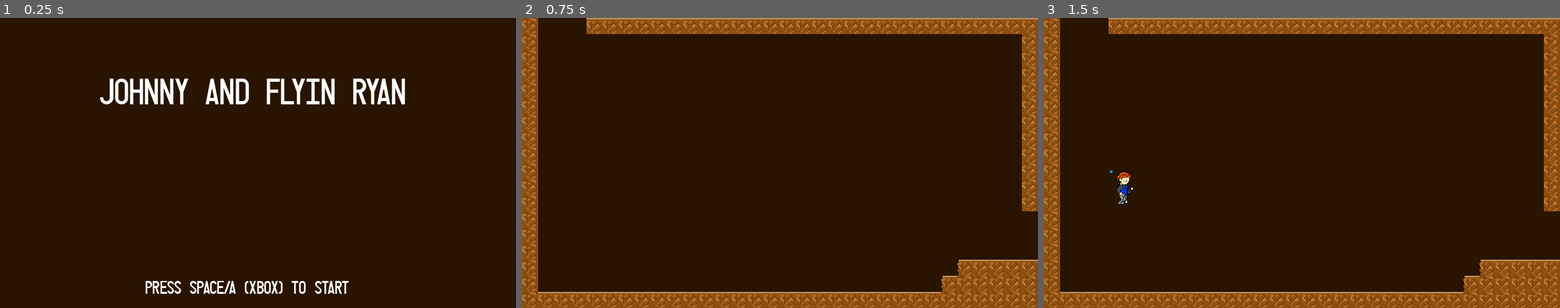
Above: before the commit, frames 1-3 (left to right).
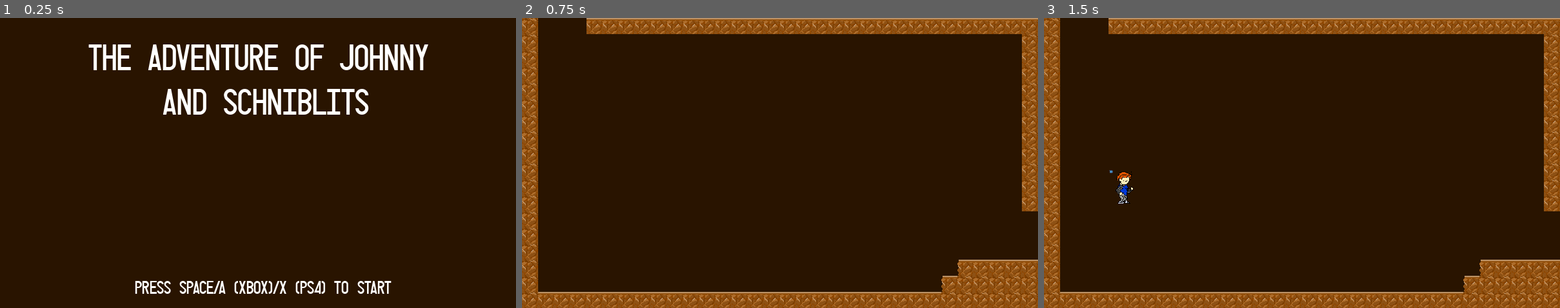
Above: after the commit, the same moments.

Repository: crygie/Triple-Trouble-LD41
Game: Godot game, scene res://characters/Menu.tscn
Same seed, same stepped clock (60 frames per second), same inputs: the game is played once before the commit and once after it. The engine's default icon, where the game draws it, is replaced by a stand-in: a white triangle on a blue panel in a dark square.
Inputs:
- Up to frame 1 (0.25 s): no input
- Up to frame 2 (0.75 s): tap Space (jump_key) at 0.5 s; hold D (move_right) from 0.53 s (still down); hold Space (jump_key) from 0.53 s (still down)
- Up to frame 3 (1.5 s): keep holding D (move_right); release Space (jump_key) at 1.28 s; tap Space (jump_key) at 1.35 s

The runs differ from the first frame. In frame 1, 7.5% of the frame differs, in the area x 17-83%, y 9-96%; in frame 2, nothing differs; in frame 3, nothing differs.

Commit message:
aew

Diff:
--- a/LD 41/JungleTileSet.tres
+++ b/LD 41/JungleTileSet.tres
@@ -1,24 +1,16 @@
-[gd_resource type="TileSet" load_steps=6 format=2]
+[gd_resource type="TileSet" load_steps=4 format=2]
 
 [ext_resource path="res://sprites/Tiles/TileSet.png" type="Texture" id=1]
-[ext_resource path="res://sprites/Tiles/JungleDirtTileSet.png" type="Texture" id=2]
 
 [sub_resource type="RectangleShape2D" id=1]
 
 custom_solver_bias = 0.0
 extents = Vector2( 16, 16 )
 
-[sub_resource type="SegmentShape2D" id=4]
+[sub_resource type="RectangleShape2D" id=2]
 
 custom_solver_bias = 0.0
-a = Vector2( 16, 2 )
-b = Vector2( -16, 18 )
-
-[sub_resource type="SegmentShape2D" id=3]
-
-custom_solver_bias = 0.0
-a = Vector2( -17, -15 )
-b = Vector2( 15, -15 )
+extents = Vector2( 16, 16 )
 
 [resource]
 
@@ -79,21 +71,16 @@
 "shape_transform": Transform2D( 1, 0, 0, 1, 16, 16 )
 } ]
 4/name = "4"
-4/texture = ExtResource( 2 )
+4/texture = ExtResource( 1 )
 4/tex_offset = Vector2( 0, 0 )
 4/modulate = Color( 1, 1, 1, 1 )
-4/region = Rect2( 160, 32, 32, 32 )
+4/region = Rect2( 64, 32, 32, 32 )
 4/is_autotile = false
 4/occluder_offset = Vector2( 0, 0 )
 4/navigation_offset = Vector2( 0, 0 )
 4/shapes = [ {
 "autotile_coord": Vector2( 0, 0 ),
 "one_way": false,
-"shape": SubResource( 4 ),
-"shape_transform": Transform2D( 1, 0, 0, 1, 0, -2 )
-}, {
-"autotile_coord": Vector2( 0, 0 ),
-"one_way": false,
-"shape": SubResource( 3 ),
-"shape_transform": Transform2D( 1, 0, 0, 1, 1, 0 )
+"shape": SubResource( 2 ),
+"shape_transform": Transform2D( 1, 0, 0, 1, 16, 16 )
 } ]
--- a/LD 41/characters/Ending.tscn
+++ b/LD 41/characters/Ending.tscn
@@ -1,10 +1,12 @@
-[gd_scene load_steps=9 format=2]
+[gd_scene load_steps=11 format=2]
 
 [ext_resource path="res://JungleTileSet.tres" type="TileSet" id=1]
 [ext_resource path="res://characters/Path2D.gd" type="Script" id=2]
 [ext_resource path="res://characters/PlayerForEndingScene.tscn" type="PackedScene" id=3]
 [ext_resource path="res://Targa.ttf" type="DynamicFontData" id=4]
 [ext_resource path="res://characters/LabelAtEnd.gd" type="Script" id=5]
+[ext_resource path="res://characters/startwalking.tscn" type="PackedScene" id=6]
+[ext_resource path="res://characters/stopwalking.tscn" type="PackedScene" id=7]
 
 [sub_resource type="Curve2D" id=1]
 
@@ -242,6 +244,15 @@
 scale = Vector2( 1.87143, 0.957143 )
 shape = SubResource( 3 )
 
+[node name="startwalking" parent="." index="6" instance=ExtResource( 6 )]
+
+position = Vector2( -32, 512 )
+scale = Vector2( 1, 5 )
+
+[node name="stopwalking" parent="." index="7" instance=ExtResource( 7 )]
+
+position = Vector2( 544, 512 )
+
 [connection signal="body_entered" from="Congrats/Area2D" to="Congrats" method="_on_Area2D_body_entered"]
 
 [connection signal="body_entered" from="Time/Area2D" to="Time" method="_on_Area2D_body_entered"]
--- a/LD 41/characters/JungleTile.tscn
+++ b/LD 41/characters/JungleTile.tscn
@@ -68,37 +68,7 @@
 shape = SubResource( 1 )
 _sections_unfolded = [ "Transform" ]
 
-[node name="3" type="Sprite" parent="." index="2"]
-
-editor/display_folded = true
-position = Vector2( 64, 64 )
-texture = ExtResource( 1 )
-centered = false
-region_enabled = true
-region_rect = Rect2( 32, 32, 32, 32 )
-_sections_unfolded = [ "Offset", "Region" ]
-__meta__ = {
-"_edit_group_": true
-}
-
-[node name="StaticBody2D" type="StaticBody2D" parent="3" index="0"]
-
-input_pickable = false
-collision_layer = 1
-collision_mask = 1
-constant_linear_velocity = Vector2( 0, 0 )
-constant_angular_velocity = 0.0
-friction = 1.0
-bounce = 0.0
-
-[node name="CollisionShape2D" type="CollisionShape2D" parent="3/StaticBody2D" index="0"]
-
-visible = false
-position = Vector2( 16, 16 )
-shape = SubResource( 1 )
-_sections_unfolded = [ "Transform" ]
-
-[node name="2" type="Sprite" parent="." index="3"]
+[node name="2" type="Sprite" parent="." index="2"]
 
 editor/display_folded = true
 position = Vector2( 128, 0 )
@@ -128,3 +98,33 @@
 position = Vector2( 16, 16 )
 shape = SubResource( 1 )
 _sections_unfolded = [ "Transform" ]
+
+[node name="3" type="Sprite" parent="." index="3"]
+
+editor/display_folded = true
+position = Vector2( 0, 64 )
+texture = ExtResource( 1 )
+centered = false
+region_enabled = true
+region_rect = Rect2( 32, 32, 32, 32 )
+_sections_unfolded = [ "Offset", "Region" ]
+__meta__ = {
+"_edit_group_": true
+}
+
+[node name="StaticBody2D" type="StaticBody2D" parent="3" index="0"]
+
+input_pickable = false
+collision_layer = 1
+collision_mask = 1
+constant_linear_velocity = Vector2( 0, 0 )
+constant_angular_velocity = 0.0
+friction = 1.0
+bounce = 0.0
+
+[node name="CollisionShape2D" type="CollisionShape2D" parent="3/StaticBody2D" index="0"]
+
+visible = false
+position = Vector2( 16, 16 )
+shape = SubResource( 1 )
+_sections_unfolded = [ "Transform" ]
--- a/LD 41/characters/Menu.tscn
+++ b/LD 41/characters/Menu.tscn
@@ -19,7 +19,7 @@
 font_data = ExtResource( 2 )
 _sections_unfolded = [ "Font", "Settings" ]
 
-[node name="Menu" type="CanvasLayer" index="0"]
+[node name="Menu" type="CanvasLayer"]
 
 layer = 1
 offset = Vector2( 0, 0 )
@@ -34,10 +34,10 @@
 anchor_top = 0.0
 anchor_right = 0.0
 anchor_bottom = 0.0
-margin_left = 192.0
-margin_top = 96.0
-margin_right = 811.0
-margin_bottom = 192.0
+margin_left = -32.0
+margin_top = 32.0
+margin_right = 1087.0
+margin_bottom = 207.0
 rect_pivot_offset = Vector2( 0, 0 )
 rect_clip_content = false
 mouse_filter = 2
@@ -45,7 +45,8 @@
 size_flags_horizontal = 1
 size_flags_vertical = 4
 custom_fonts/font = SubResource( 1 )
-text = "JOHNNY AND FLYIN RYAN"
+text = "THE ADVENTURE OF JOHNNY
+		AND SCHNIBLITS"
 align = 1
 valign = 1
 percent_visible = 1.0
@@ -59,9 +60,9 @@
 anchor_top = 0.0
 anchor_right = 0.0
 anchor_bottom = 0.0
-margin_left = 288.0
+margin_left = 264.0
 margin_top = 512.0
-margin_right = 700.0
+margin_right = 780.0
 margin_bottom = 556.0
 rect_pivot_offset = Vector2( 0, 0 )
 rect_clip_content = false
@@ -70,7 +71,9 @@
 size_flags_horizontal = 1
 size_flags_vertical = 4
 custom_fonts/font = SubResource( 2 )
-text = "PRESS SPACE/A (XBOX) TO START"
+text = "PRESS SPACE/A (XBOX)/X (PS4) TO START"
+align = 1
+valign = 1
 percent_visible = 1.0
 lines_skipped = 0
 max_lines_visible = -1
--- a/LD 41/characters/MusicPlayer.tscn
+++ b/LD 41/characters/MusicPlayer.tscn
@@ -10,10 +10,10 @@
 [ext_resource path="res://Sound/SE/Platform breaking.wav" type="AudioStream" id=8]
 [ext_resource path="res://Sound/SE/Munch.wav" type="AudioStream" id=9]
 
-[node name="MusicPlayer" type="AudioStreamPlayer" index="0"]
+[node name="MusicPlayer" type="AudioStreamPlayer"]
 
 stream = ExtResource( 1 )
-volume_db = -10.0
+volume_db = -20.0
 autoplay = false
 mix_target = 0
 bus = "Master"
@@ -22,7 +22,7 @@
 [node name="Spike" type="AudioStreamPlayer" parent="." index="0"]
 
 stream = ExtResource( 3 )
-volume_db = -15.0
+volume_db = -20.0
 autoplay = false
 mix_target = 0
 bus = "Master"
@@ -70,7 +70,7 @@
 [node name="Munch" type="AudioStreamPlayer" parent="." index="6"]
 
 stream = ExtResource( 9 )
-volume_db = -10.0
+volume_db = -20.0
 autoplay = false
 mix_target = 0
 bus = "Master"
--- a/LD 41/characters/Player.gd
+++ b/LD 41/characters/Player.gd
@@ -14,9 +14,10 @@
 
 func _ready():
 	add_to_group("player")
+	$Blood.hide()
 
 func death():
-	hide()
+	$Sprite.hide()
 	isDead = true
 	if played == false:
 		gameTimer.deaths += 1
@@ -25,6 +26,8 @@
 		played = true
 		var deathscreen = deathScreen.instance()
 		add_child(deathscreen)
+		$Blood.show()
+		$Blood.restart()
 	#queue_free()
 
 func jump():
--- a/LD 41/characters/Player.tscn
+++ b/LD 41/characters/Player.tscn
@@ -6,7 +6,7 @@
 [ext_resource path="res://fornonsaws.gd" type="Script" id=4]
 [ext_resource path="res://icon.png" type="Texture" id=5]
 [ext_resource path="res://characters/flypet.gd" type="Script" id=6]
-[ext_resource path="res://sprites/Player/idle/idle0.png" type="Texture" id=7]
+[ext_resource path="res://sprites/Player/idle0.png" type="Texture" id=7]
 [ext_resource path="res://sprites/Player/walking/walking0.png" type="Texture" id=8]
 [ext_resource path="res://sprites/Player/walking/walking1.png" type="Texture" id=9]
 [ext_resource path="res://sprites/Player/walking/walking2.png" type="Texture" id=10]
@@ -44,6 +44,52 @@
 "name": "walking",
 "speed": 6.5
 } ]
+
+[sub_resource type="CanvasItemMaterial" id=5]
+
+render_priority = 0
+blend_mode = 0
+light_mode = 0
+
+[sub_resource type="ParticlesMaterial" id=6]
+
+render_priority = 0
+trail_divisor = 1
+emission_shape = 1
+emission_sphere_radius = 23.87
+flag_align_y = false
+flag_rotate_y = false
+flag_disable_z = true
+spread = 180.0
+flatness = 0.0
+gravity = Vector3( 0, 0, 0 )
+initial_velocity = 5.0
+initial_velocity_random = 0.0
+angular_velocity = 0.0
+angular_velocity_random = 0.0
+orbit_velocity = 0.0
+orbit_velocity_random = 0.0
+linear_accel = 0.0
+linear_accel_random = 0.0
+radial_accel = 0.0
+radial_accel_random = 0.0
+tangential_accel = 0.0
+tangential_accel_random = 0.0
+damping = 0.0
+damping_random = 0.0
+angle = 0.0
+angle_random = 0.0
+scale = 2.0
+scale_random = 0.0
+color = Color( 0.976563, 0, 0, 1 )
+hue_variation = 0.0
+hue_variation_random = 0.0
+anim_speed = 0.0
+anim_speed_random = 0.0
+anim_offset = 0.0
+anim_offset_random = 0.0
+anim_loop = false
+_sections_unfolded = [ "Color", "Emission Shape", "Flags", "Gravity", "Initial Velocity", "Scale" ]
 
 [node name="Player" type="KinematicBody2D"]
 
@@ -109,3 +155,26 @@
 animation = "idle"
 playing = true
 _sections_unfolded = [ "Transform" ]
+
+[node name="Blood" type="Particles2D" parent="." index="3"]
+
+material = SubResource( 5 )
+emitting = false
+amount = 500
+lifetime = 31.0
+one_shot = true
+preprocess = 0.0
+speed_scale = 23.87
+explosiveness = 0.95
+randomness = 1.0
+fixed_fps = 0
+fract_delta = true
+visibility_rect = Rect2( -100, -100, 200, 200 )
+local_coords = false
+draw_order = 0
+process_material = SubResource( 6 )
+texture = null
+normal_map = null
+h_frames = 1
+v_frames = 1
+_sections_unfolded = [ "Drawing", "Material", "Pause", "Process Material", "Time", "Transform", "Visibility", "Z Index" ]
--- a/LD 41/characters/PlayerForEndingScene.gd
+++ b/LD 41/characters/PlayerForEndingScene.gd
@@ -5,11 +5,15 @@
 # var b = "textvar"
 
 func _ready():
-	# Called every time the node is added to the scene.
-	# Initialization here
+	add_to_group("scenePlayer")
 	pass
 
 #func _process(delta):
-#	# Called every frame. Delta is time since last frame.
 #	# Update game logic here.
 #	pass
+
+func startWalk():
+	$Sprite.play("walking")
+
+func stopWalk():
+	$Sprite.play("idle")
--- a/LD 41/characters/PlayerForEndingScene.tscn
+++ b/LD 41/characters/PlayerForEndingScene.tscn
@@ -1,9 +1,14 @@
-[gd_scene load_steps=8 format=2]
+[gd_scene load_steps=14 format=2]
 
-[ext_resource path="res://characters/Path2D.gd" type="Script" id=1]
-[ext_resource path="res://icon.png" type="Texture" id=2]
-[ext_resource path="res://characters/flypet.gd" type="Script" id=3]
-[ext_resource path="res://sprites/Player/Image6 64x64.png" type="Texture" id=4]
+[ext_resource path="res://characters/PlayerForEndingScene.gd" type="Script" id=1]
+[ext_resource path="res://characters/Path2D.gd" type="Script" id=2]
+[ext_resource path="res://icon.png" type="Texture" id=3]
+[ext_resource path="res://characters/flypet.gd" type="Script" id=4]
+[ext_resource path="res://sprites/Player/idle0.png" type="Texture" id=5]
+[ext_resource path="res://sprites/Player/walking/walking0.png" type="Texture" id=6]
+[ext_resource path="res://sprites/Player/walking/walking1.png" type="Texture" id=7]
+[ext_resource path="res://sprites/Player/walking/walking2.png" type="Texture" id=8]
+[ext_resource path="res://sprites/Player/walking/walking3.png" type="Texture" id=9]
 
 [sub_resource type="RectangleShape2D" id=1]
 
@@ -24,12 +29,27 @@
 "points": PoolVector2Array( 0, 0, 0, 0, -0.219397, -0.119858, 0, 0, 0, 0, 5.45445, -11.5488, 0, 0, 0, 0, -2.05583, 1.15589, 0, 0, 0, 0, -0.219397, -0.119858 )
 }
 
+[sub_resource type="SpriteFrames" id=4]
+
+animations = [ {
+"frames": [ ExtResource( 5 ) ],
+"loop": true,
+"name": "idle",
+"speed": 5.0
+}, {
+"frames": [ ExtResource( 6 ), ExtResource( 7 ), ExtResource( 8 ), ExtResource( 9 ) ],
+"loop": true,
+"name": "walking",
+"speed": 6.5
+} ]
+
 [node name="Player" type="KinematicBody2D"]
 
 input_pickable = false
 collision_layer = 1
 collision_mask = 1
 collision/safe_margin = 0.08
+script = ExtResource( 1 )
 
 [node name="CollisionShape2D" type="CollisionShape2D" parent="." index="0"]
 
@@ -76,11 +96,12 @@
 
 rotation = 1.5708
 scale = Vector2( 0.1, 0.1 )
-texture = ExtResource( 2 )
-script = ExtResource( 3 )
+texture = ExtResource( 3 )
+script = ExtResource( 4 )
 _sections_unfolded = [ "Transform" ]
 
-[node name="Sprite" type="Sprite" parent="." index="2"]
+[node name="Sprite" type="AnimatedSprite" parent="." index="2"]
 
-texture = ExtResource( 4 )
+frames = SubResource( 4 )
+animation = "idle"
 _sections_unfolded = [ "Transform" ]
--- a/LD 41/characters/Saw.gd
+++ b/LD 41/characters/Saw.gd
@@ -9,4 +9,5 @@
 
 func _on_Area2D_body_entered(body):
 	if body.is_in_group("player"):
+		MusicPlayer.playEffect(0)
 		body.death()
--- a/LD 41/characters/Stage 0.tscn
+++ b/LD 41/characters/Stage 0.tscn
@@ -31,7 +31,7 @@
 collision_mask = 1
 occluder_light_mask = 1
 format = 1
-tile_data = PoolIntArray( -1048573, 1, 0, -1048569, 1, 0, -9 …(1151 unchanged characters)… 1971, 3, 0, 917507, 3, 0, 983043, 3, 0, 1048579, 3, 0, 1048606, 0, 0, 1048607, 1 …(635 unchanged characters)…
+tile_data = PoolIntArray( -1048573, 1, 0, -1048569, 1, 0, -9 …(1151 unchanged characters)… 1971, 3, 0, 917507, 3, 0, 983043, 3, 0, 983075, 4, 0, 1048579, 3, 0, 1048606, 0, 0, 1048607, 1 …(635 unchanged characters)…
 _sections_unfolded = [ "Cell" ]
 __meta__ = {
 "_edit_lock_": true
@@ -39,6 +39,8 @@
 
 [node name="Pit Trap" parent="." index="2" instance=ExtResource( 3 )]
 
+isPit = 0
+
 [node name="Exit" parent="." index="3" instance=ExtResource( 4 )]
 
 path = "res://characters/Stage 1.tscn"
--- a/LD 41/characters/Stage 2.tscn
+++ b/LD 41/characters/Stage 2.tscn
@@ -7,7 +7,7 @@
 [ext_resource path="res://characters/Exit.tscn" type="PackedScene" id=5]
 [ext_resource path="res://characters/DogFood.tscn" type="PackedScene" id=6]
 
-[node name="Stage 2" type="Node" index="0"]
+[node name="Stage 2" type="Node"]
 
 [node name="Player" parent="." index="0" instance=ExtResource( 1 )]
 
@@ -49,55 +49,45 @@
 [node name="Temp Spike" parent="Spikes" index="0" instance=ExtResource( 4 )]
 
 position = Vector2( 464.044, 240.708 )
-isPit = 0
 
 [node name="Temp Spike7" parent="Spikes" index="1" instance=ExtResource( 4 )]
 
 position = Vector2( 816.027, 273.052 )
-isPit = 0
 
 [node name="Temp Spike8" parent="Spikes" index="2" instance=ExtResource( 4 )]
 
 position = Vector2( 849.323, 274.004 )
-isPit = 0
 
 [node name="Temp Spike9" parent="Spikes" index="3" instance=ExtResource( 4 )]
 
 position = Vector2( 879.765, 273.052 )
-isPit = 0
 
 [node name="Temp Spike10" parent="Spikes" index="4" instance=ExtResource( 4 )]
 
 position = Vector2( 908.304, 274.004 )
-isPit = 0
 
 [node name="Temp Spike2" parent="Spikes" index="5" instance=ExtResource( 4 )]
 
 position = Vector2( 495.881, 240.708 )
-isPit = 0
 
 [node name="Temp Spike3" parent="Spikes" index="6" instance=ExtResource( 4 )]
 
 position = Vector2( 527.468, 240.708 )
-isPit = 0
 
 [node name="Temp Spike4" parent="Spikes" index="7" instance=ExtResource( 4 )]
 
 position = Vector2( 528.167, 47.6004 )
 rotation = 3.14159
-isPit = 0
 
 [node name="Temp Spike5" parent="Spikes" index="8" instance=ExtResource( 4 )]
 
 position = Vector2( 496, 47.6004 )
 rotation = 3.14159
-isPit = 0
 
 [node name="Temp Spike6" parent="Spikes" index="9" instance=ExtResource( 4 )]
 
 position = Vector2( 463.832, 48.2997 )
 rotation = 3.14159
-isPit = 0
 
 [node name="Exit" parent="." index="4" instance=ExtResource( 5 )]
 
--- /dev/null
+++ b/LD 41/characters/Stage B1.gd
@@ -0,0 +1,13 @@
+extends Node
+
+# class member variables go here, for example:
+# var a = 2
+# var b = "textvar"
+
+func _ready():
+	gameTimer.bonusComplete = true
+
+#func _process(delta):
+#	# Called every frame. Delta is time since last frame.
+#	# Update game logic here.
+#	pass
--- a/LD 41/characters/Stage B1.tscn
+++ b/LD 41/characters/Stage B1.tscn
@@ -1,19 +1,21 @@
 [gd_scene load_steps=11 format=2]
 
-[ext_resource path="res://characters/Player.tscn" type="PackedScene" id=1]
-[ext_resource path="res://JungleTileSet.tres" type="TileSet" id=2]
-[ext_resource path="res://characters/Pit Trap.tscn" type="PackedScene" id=3]
-[ext_resource path="res://characters/Exit.tscn" type="PackedScene" id=4]
-[ext_resource path="res://characters/Upgarded Saws.tscn" type="PackedScene" id=5]
-[ext_resource path="res://characters/Spike-AllDeath.tscn" type="PackedScene" id=6]
-[ext_resource path="res://characters/Break Block.tscn" type="PackedScene" id=7]
-[ext_resource path="res://characters/Door.tscn" type="PackedScene" id=8]
-[ext_resource path="res://characters/Key.tscn" type="PackedScene" id=9]
-[ext_resource path="res://characters/Set Bonus Complete.tscn" type="PackedScene" id=10]
-
-[node name="Stage B1" type="Node"]
-
-[node name="Player" parent="." index="0" instance=ExtResource( 1 )]
+[ext_resource path="res://characters/Stage B1.gd" type="Script" id=1]
+[ext_resource path="res://characters/Player.tscn" type="PackedScene" id=2]
+[ext_resource path="res://JungleTileSet.tres" type="TileSet" id=3]
+[ext_resource path="res://characters/Pit Trap.tscn" type="PackedScene" id=4]
+[ext_resource path="res://characters/Exit.tscn" type="PackedScene" id=5]
+[ext_resource path="res://characters/Upgarded Saws.tscn" type="PackedScene" id=6]
+[ext_resource path="res://characters/Spike-AllDeath.tscn" type="PackedScene" id=7]
+[ext_resource path="res://characters/Break Block.tscn" type="PackedScene" id=8]
+[ext_resource path="res://characters/Door.tscn" type="PackedScene" id=9]
+[ext_resource path="res://characters/Key.tscn" type="PackedScene" id=10]
+
+[node name="Stage B1" type="Node" index="0"]
+
+script = ExtResource( 1 )
+
+[node name="Player" parent="." index="0" instance=ExtResource( 2 )]
 
 position = Vector2( 61.6308, -17.0133 )
 
@@ -182,40 +184,35 @@
 
 editor/display_folded = true
 
-[node name="Break Block" parent="Break Blocks" index="0" instance=ExtResource( 7 )]
+[node name="Break Block" parent="Break Blocks" index="0" instance=ExtResource( 8 )]
 
 position = Vector2( 65.489, 47.0605 )
 
-[node name="Break Block2" parent="Break Blocks" index="1" instance=ExtResource( 7 )]
+[node name="Break Block2" parent="Break Blocks" index="1" instance=ExtResource( 8 )]
 
 position = Vector2( 866.749, 471.497 )
 
-[node name="Break Block3" parent="Break Blocks" index="2" instance=ExtResource( 7 )]
+[node name="Break Block3" parent="Break Blocks" index="2" instance=ExtResource( 8 )]
 
 position = Vector2( 953.41, 339.959 )
 
-[node name="Break Block4" parent="Break Blocks" index="3" instance=ExtResource( 7 )]
+[node name="Break Block4" parent="Break Blocks" index="3" instance=ExtResource( 8 )]
 
 position = Vector2( 770.606, 273.448 )
 
-[node name="Break Block5" parent="Break Blocks" index="4" instance=ExtResource( 7 )]
+[node name="Break Block5" parent="Break Blocks" index="4" instance=ExtResource( 8 )]
 
 position = Vector2( 956.243, 193.834 )
 
-[node name="Break Block6" parent="Break Blocks" index="5" instance=ExtResource( 7 )]
+[node name="Break Block6" parent="Break Blocks" index="5" instance=ExtResource( 8 )]
 
 position = Vector2( 769.718, 146.394 )
 
-[node name="Temp Spike" parent="." index="7" instance=ExtResource( 8 )]
+[node name="Temp Spike" parent="." index="7" instance=ExtResource( 9 )]
 
 position = Vector2( 1007.04, 431.715 )
 scale = Vector2( 0.5, 1.49795 )
 
-[node name="Temp Spike2" parent="." index="8" instance=ExtResource( 9 )]
+[node name="Temp Spike2" parent="." index="8" instance=ExtResource( 10 )]
 
 position = Vector2( 752.442, 113.826 )
-
-[node name="Set Bonus Complete" parent="." index="9" instance=ExtResource( 10 )]
-
-position = Vector2( 1027.88, 427.819 )
-scale = Vector2( 1, 1.46477 )
--- /dev/null
+++ b/LD 41/characters/startwalking.tscn
@@ -0,0 +1,45 @@
+[gd_scene load_steps=4 format=2]
+
+[ext_resource path="res://startwalking.gd" type="Script" id=1]
+
+[sub_resource type="RectangleShape2D" id=1]
+
+custom_solver_bias = 0.0
+extents = Vector2( 0.295231, 0.467648 )
+
+[sub_resource type="RectangleShape2D" id=2]
+
+custom_solver_bias = 0.0
+extents = Vector2( 10, 10 )
+
+[node name="startwalking" type="StaticBody2D"]
+
+input_pickable = false
+collision_layer = 1
+collision_mask = 1
+constant_linear_velocity = Vector2( 0, 0 )
+constant_angular_velocity = 0.0
+friction = 1.0
+bounce = 0.0
+script = ExtResource( 1 )
+
+[node name="CollisionShape2D" type="CollisionShape2D" parent="." index="0"]
+
+position = Vector2( 38.6156, -14.2345 )
+shape = SubResource( 1 )
+
+[node name="Area2D" type="Area2D" parent="." index="1"]
+
+input_pickable = true
+gravity_vec = Vector2( 0, 1 )
+gravity = 98.0
+linear_damp = 0.1
+angular_damp = 1.0
+audio_bus_override = false
+audio_bus_name = "Master"
+
+[node name="CollisionShape2D" type="CollisionShape2D" parent="Area2D" index="0"]
+
+shape = SubResource( 2 )
+
+[connection signal="body_entered" from="Area2D" to="." method="_on_Area2D_body_entered"]
--- /dev/null
+++ b/LD 41/characters/stopwalking.gd
@@ -0,0 +1,20 @@
+extends StaticBody2D
+
+# class member variables go here, for example:
+# var a = 2
+# var b = "textvar"
+
+func _ready():
+	# Called every time the node is added to the scene.
+	# Initialization here
+	pass
+
+#func _process(delta):
+#	# Called every frame. Delta is time since last frame.
+#	# Update game logic here.
+#	pass
+
+
+func _on_Area2D_body_entered(body):
+	if body.is_in_group("scenePlayer"):
+		body.stopWalk()
--- /dev/null
+++ b/LD 41/characters/stopwalking.tscn
@@ -0,0 +1,45 @@
+[gd_scene load_steps=4 format=2]
+
+[ext_resource path="res://characters/stopwalking.gd" type="Script" id=1]
+
+[sub_resource type="RectangleShape2D" id=1]
+
+custom_solver_bias = 0.0
+extents = Vector2( 0.295231, 0.467648 )
+
+[sub_resource type="RectangleShape2D" id=2]
+
+custom_solver_bias = 0.0
+extents = Vector2( 10, 10 )
+
+[node name="stopwalking" type="StaticBody2D"]
+
+input_pickable = false
+collision_layer = 1
+collision_mask = 1
+constant_linear_velocity = Vector2( 0, 0 )
+constant_angular_velocity = 0.0
+friction = 1.0
+bounce = 0.0
+script = ExtResource( 1 )
+
+[node name="CollisionShape2D" type="CollisionShape2D" parent="." index="0"]
+
+position = Vector2( 38.6156, -14.2345 )
+shape = SubResource( 1 )
+
+[node name="Area2D" type="Area2D" parent="." index="1"]
+
+input_pickable = true
+gravity_vec = Vector2( 0, 1 )
+gravity = 98.0
+linear_damp = 0.1
+angular_damp = 1.0
+audio_bus_override = false
+audio_bus_name = "Master"
+
+[node name="CollisionShape2D" type="CollisionShape2D" parent="Area2D" index="0"]
+
+shape = SubResource( 2 )
+
+[connection signal="body_entered" from="Area2D" to="." method="_on_Area2D_body_entered"]
--- a/LD 41/project.godot
+++ b/LD 41/project.godot
@@ -25,7 +25,7 @@
 window/size/test_width=1024
 window/size/test_height=576
 window/stretch/mode="2d"
-window/stretch/aspect="expand"
+window/stretch/aspect="keep_width"
 window/stretch/shrink="1"
 
 [input]
--- /dev/null
+++ b/LD 41/startwalking.gd
@@ -0,0 +1,18 @@
+extends StaticBody2D
+
+# class member variables go here, for example:
+# var a = 2
+# var b = "textvar"
+
+func _ready():
+	# Called every time the node is added to the scene.
+	# Initialization here
+	pass
+
+#func _process(delta):
+
+
+
+func _on_Area2D_body_entered(body):
+	if body.is_in_group("scenePlayer"):
+		body.startWalk()
Not shown: 1 places in LD 41/characters/Player.tscn that only renumber resources
Not shown: 2 places in LD 41/characters/PlayerForEndingScene.tscn that only renumber resources
Not shown: 4 places in LD 41/characters/Stage B1.tscn that only renumber resources
Not shown, changed: LD 41/export_presets.cfg
Not shown, removed: LD 41/sprites/Player/idle/idle0.png.import
Renamed: LD 41/sprites/Player/idle/idle0.png -> LD 41/sprites/Player/idle0.png
Not shown, added: LD 41/sprites/Player/idle0.png.import
Binary file changed: LD 41/sprites/Tiles/TileSet.png
Not shown, changed: LD 41/sprites/Tiles/TileSet.png.import
Binary file added: LD 41/sprites/Tiles/backgroundtile.png
Not shown, added: LD 41/sprites/Tiles/backgroundtile.png.import
Not shown, changed: LD 41/Build 0.1/game.exe
(and 1 more such lines)
